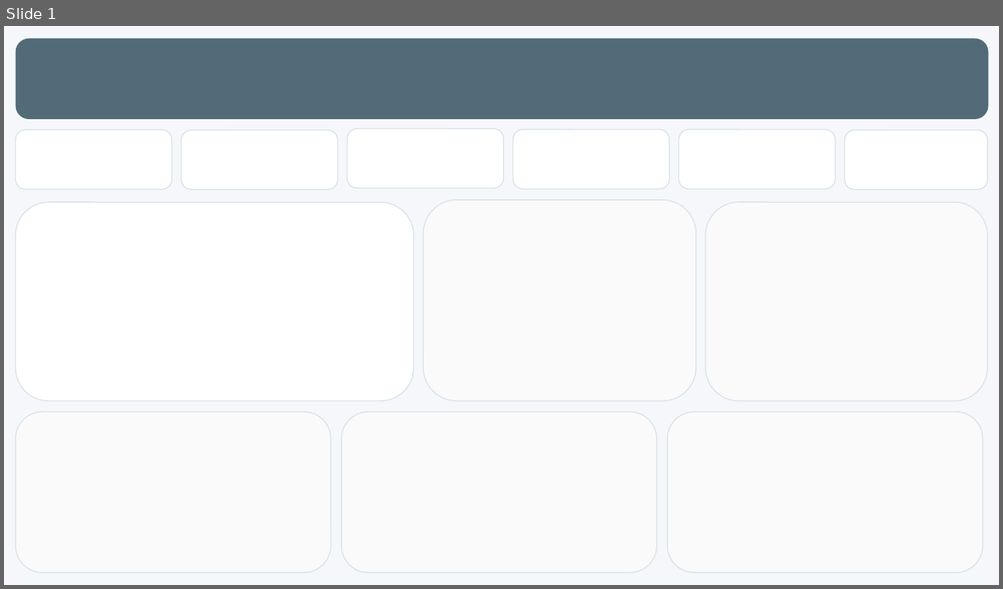
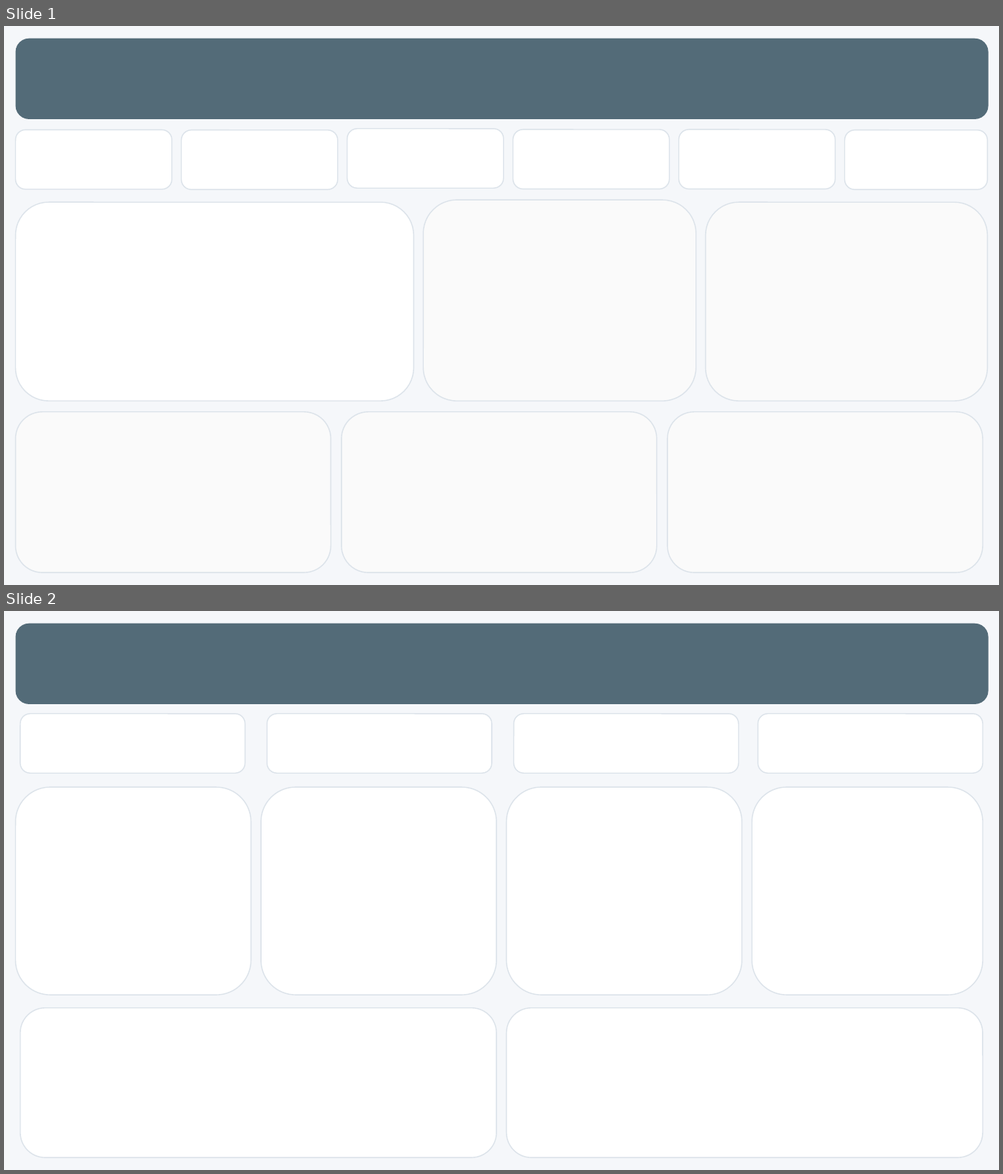
Before and after one commit to clausoler/proyecto_final, a slide deck: dashboard/diseño_dashboard.pptx. Shown one above the other, each under a label of ours: slide 1 before the commit, slides 1 and 2 after it. The pictures are 1003x589 and 1003x1174 pixels, drawn with LibreOffice and Linux fonts; fonts in the diff are those of the drawing. Boxes give left, top, right and bottom in pixels: in the first picture for what was removed or moved away, otherwise in the second. Text is boxed around its words. In the diff, an @@ line names an element or a change of style, - is before the commit and + after.

```diff
--- a/dashboard/diseño_dashboard.pptx
+++ b/dashboard/diseño_dashboard.pptx
@@ slide 2 added at box(4, 611, 999, 1170), background #F5F7FA @@
@@ rounded rectangle added at box(15, 624, 988, 704), fill #536B78 @@
@@ rounded rectangle added at box(20, 714, 245, 774), fill #FFFFFF, outline #DCE3EA 1 pt @@
@@ rounded rectangle added at box(267, 714, 491, 774), fill #FFFFFF, outline #DCE3EA 1 pt @@
@@ rounded rectangle added at box(514, 714, 738, 774), fill #FFFFFF, outline #DCE3EA 1 pt @@
@@ rounded rectangle added at box(757, 714, 982, 774), fill #FFFFFF, outline #DCE3EA 1 pt @@
@@ rounded rectangle added at box(15, 787, 251, 995), fill #FFFFFF, outline #DCE3EA 1 pt @@
@@ rounded rectangle added at box(261, 787, 496, 995), fill #FFFFFF, outline #DCE3EA 1 pt @@
@@ rounded rectangle added at box(506, 787, 742, 995), fill #FFFFFF, outline #DCE3EA 1 pt @@
@@ rounded rectangle added at box(751, 787, 982, 995), fill #FFFFFF, outline #DCE3EA 1 pt @@
@@ rounded rectangle added at box(20, 1008, 496, 1158), fill #FFFFFF, outline #DCE3EA 1 pt @@
@@ rounded rectangle added at box(506, 1008, 982, 1158), fill #FFFFFF, outline #DCE3EA 1 pt @@
```
Also in this commit, not shown: 4 other files.
